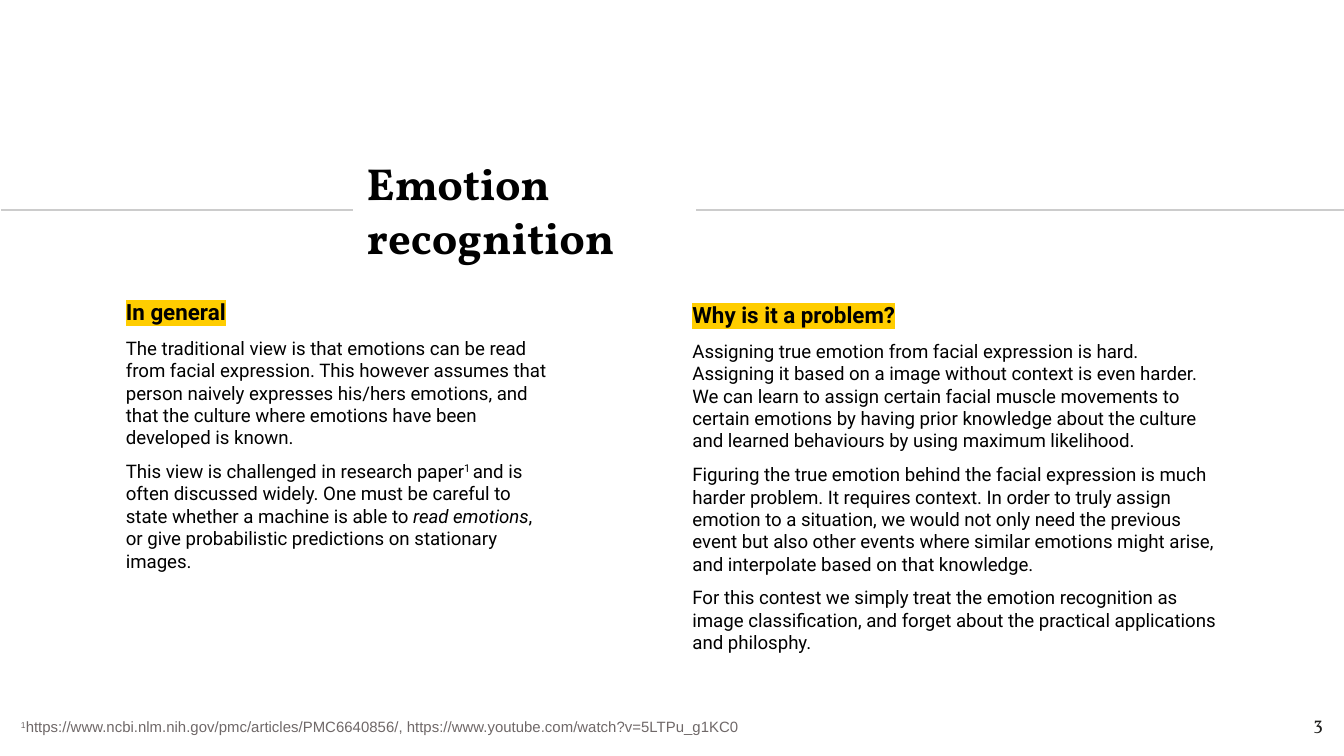
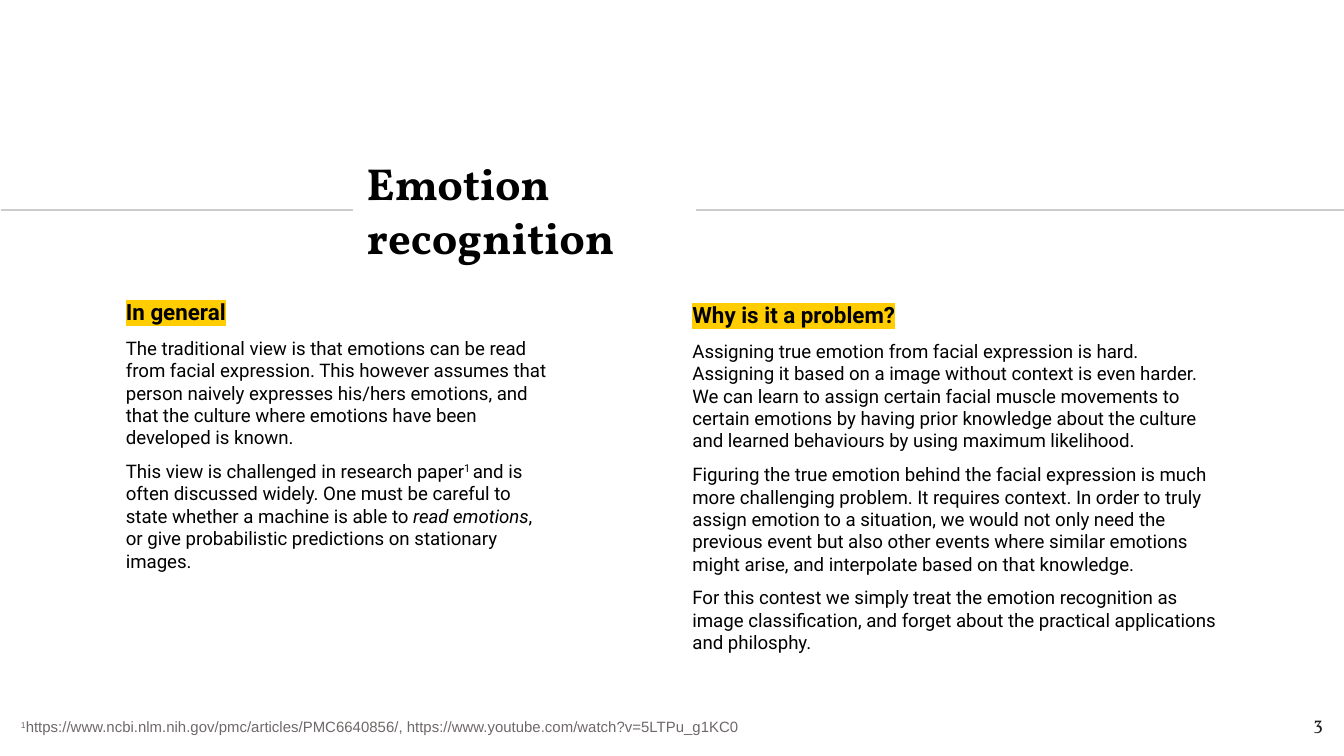
Before and after one commit to TeemuSo/Loop-Q-prize, a slide deck: slide 3 of reports/Sormunen, Teemu_Overview.pptx. Drawn at 1344x756 pixels with LibreOffice and Linux fonts; fonts in the diff are those of the drawing. Boxes give left, top, right and bottom in pixels: in the first picture for what was removed or moved away, otherwise in the second. Text is boxed around its words. In the diff, an @@ line names an element or a change of style, - is before the commit and + after.

```diff
--- a/reports/Sormunen, Teemu_Overview.pptx
+++ b/reports/Sormunen, Teemu_Overview.pptx
@@ text at (692,467,1207,575): text changed @@
-Figuring the true emotion behind the facial expression is much harder problem. It requires context. In order to truly assign emotion to a situation, we would not only need the previous event but also other events where similar emotions might arise, and interpolate based on that knowledge.
+Figuring the true emotion behind the facial expression is much more challenging problem. It requires context. In order to truly assign emotion to a situation, we would not only need the previous event but also other events where similar emotions might arise, and interpolate based on that knowledge.
```
Also in this commit, not shown: 16 other slides changed, 1 slide added.
